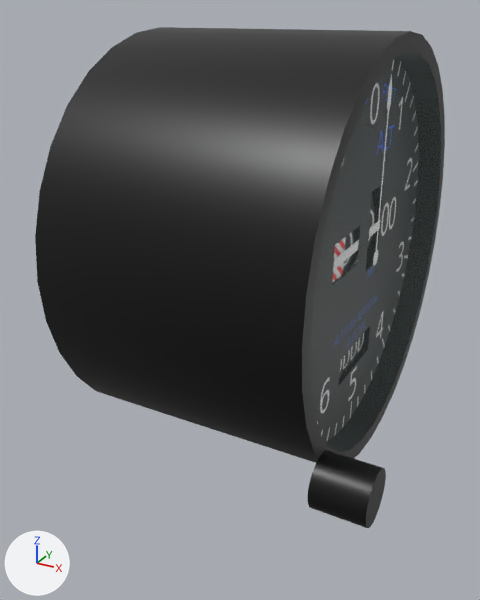
An edit to the Blender file Models/Interior/Panel/Instruments/alt/encoding-alt.blend, drawn before and after from the same camera.
The view is the same before and after, from a camera (50 mm lens) standing at (0.0324, -0.117, 0.0435) and looking at (-0.0265, -0.0099, -0.01). Lighting does not change. The marker at lower left points along +X, +Y and +Z.

The first picture shows 'Case', 'Glass', 'Knob'.
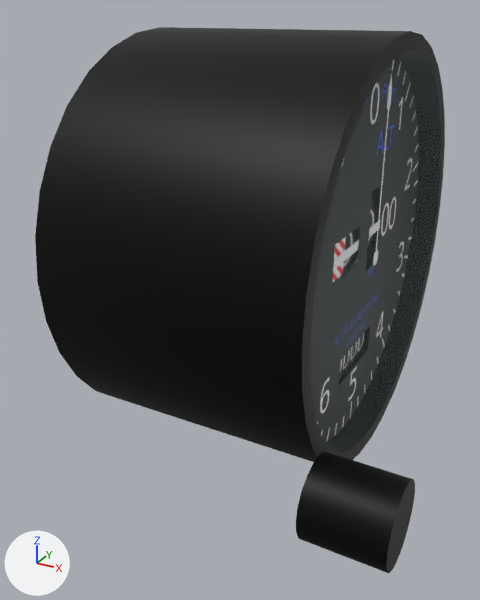
Pixel boxes [x1, y1, x2, y2] of what changed, in the pictures (480 x 600 px):
'Knob', moved, rescaled (52% wider, 54% taller)
    before: [308, 450, 386, 528]
    after: [296, 452, 415, 573]

The change, as a list of edits to the scene's bpy script:
```text
Change mat_casematerial:
    mat_casematerial.roughness: 0.4 -> 0.5
    mat_casematerial.metallic: 0.0 -> 0.5
Change ob_knob:
    ob_knob.location: (0.005, -0.03, -0.03) -> (0.0075, -0.032, -0.032)
    ob_knob.scale: (1.0, 1.0, 1.0) -> (1.5, 1.5, 1.5)
```
